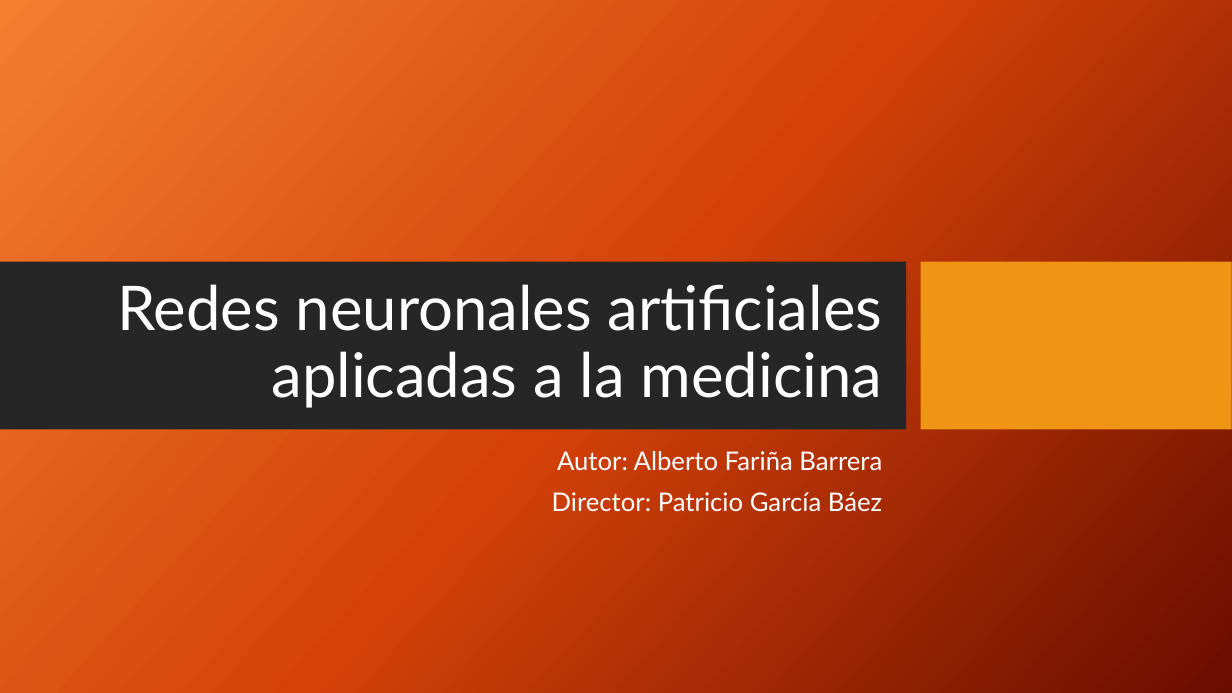
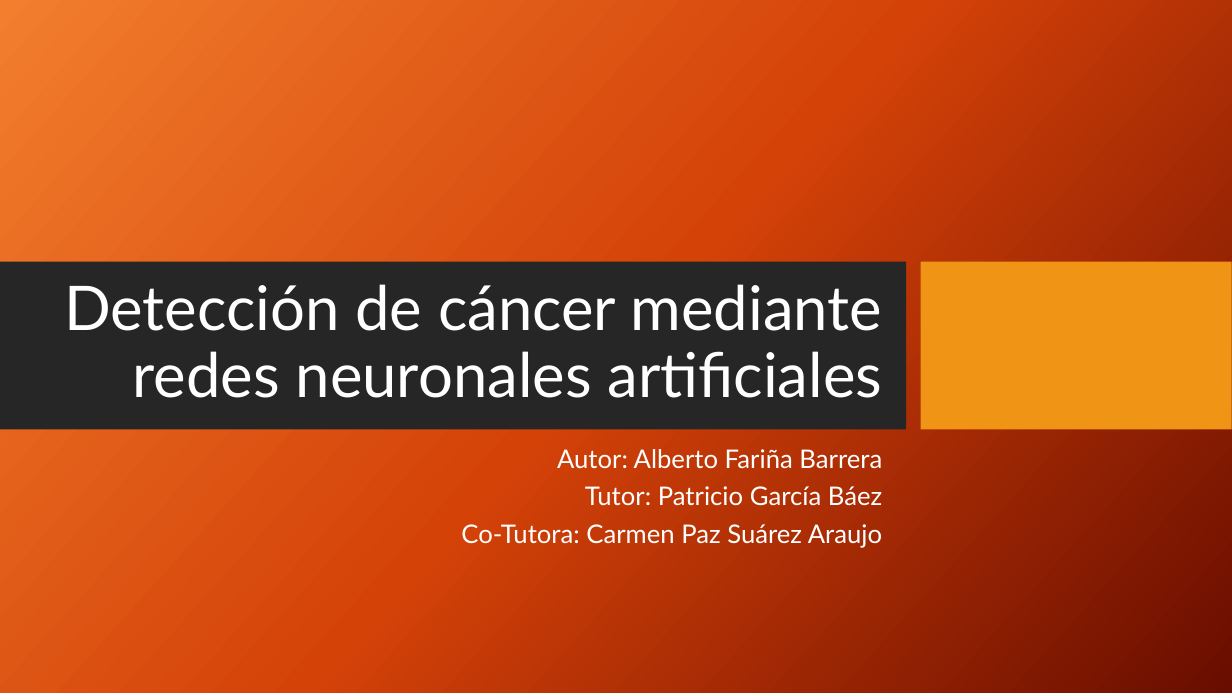
Before and after one commit to etsiiull/medicalpybrain, a slide deck: slide 1 of Informes/[Presentación]Detección de cáncer mediante redes neuronales artificiales.pptx. Drawn at 1232x693 pixels with LibreOffice and Linux fonts; fonts in the diff are those of the drawing; background and template pictures are left out. Boxes give left, top, right and bottom in pixels: in the first picture for what was removed or moved away, otherwise in the second. Text is boxed around its words. In the diff, an @@ line names an element or a change of style, - is before the commit and + after.

```diff
--- a/Informes/[Presentación]Detección de cáncer mediante redes neuronales artificiales.pptx
+++ b/Informes/[Presentación]Detección de cáncer mediante redes neuronales artificiales.pptx
@@ title at bbox=[64, 284, 883, 398]: text changed @@
-Redes neuronales artificiales aplicadas a la medicina
+Detección de cáncer mediante redes neuronales artificiales
@@ subtitle at bbox=[557, 449, 882, 469]: line spacing 0.9 to 0.8 @@
@@ subtitle at bbox=[461, 486, 882, 548]: text changed @@
-Director: Patricio García Báez
+Tutor: Patricio García Báez
+Co-Tutora: Carmen Paz Suárez Araujo
```
Also in this commit, not shown: 11 other slides changed, 7 slides added, 1 slide removed.
